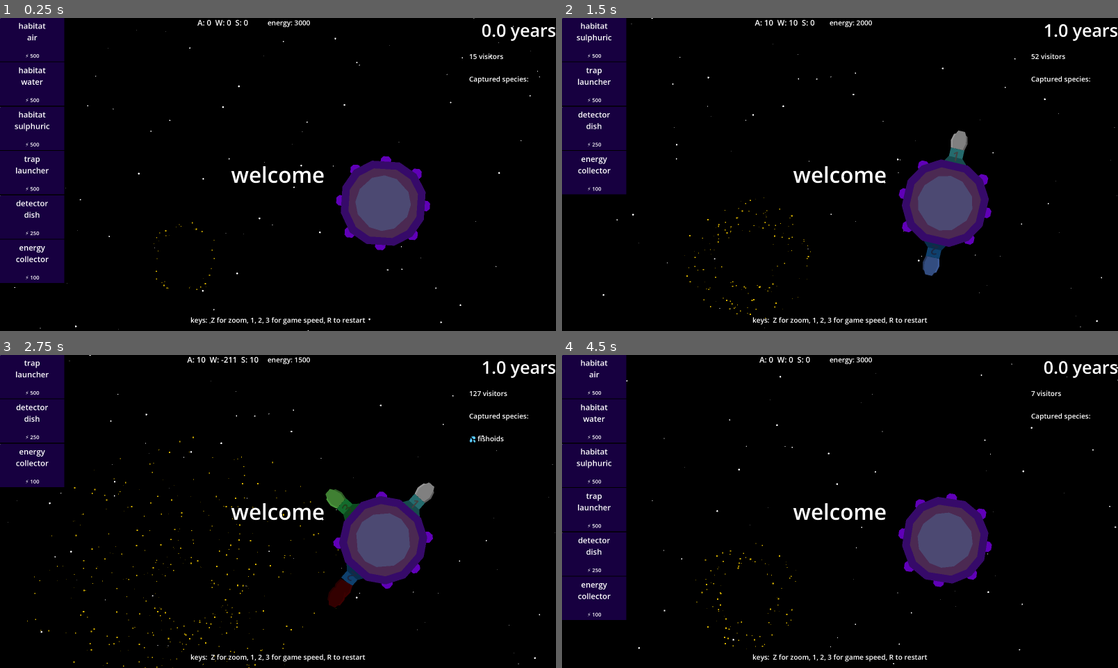
Above: before the commit, frames 1-4 (two rows, left to right).
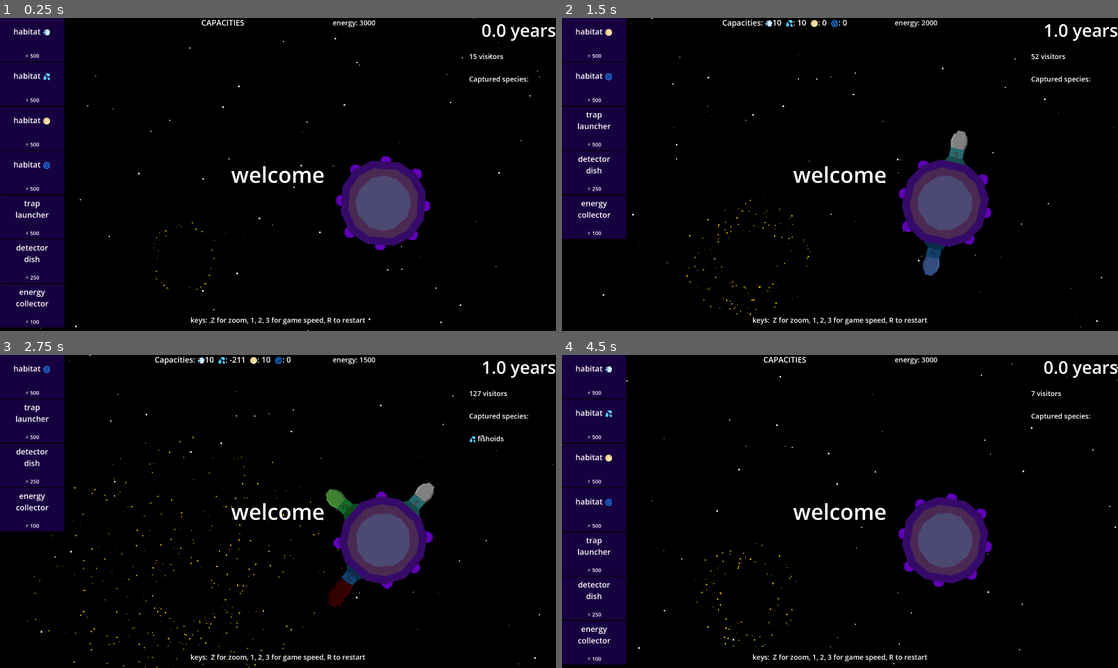
Above: after the commit, the same moments.

Repository: opensourceame/tins-2026
Game: Godot game, scene res://main.tscn
Same seed, same stepped clock (60 frames per second), same inputs: the game is played once before the commit and once after it.
Inputs (mouse positions are in pixels of both pictures, inside the frame that each line leads up to):
- Up to frame 1 (0.25 s): no input
- Up to frame 2 (1.5 s): tap Enter at 0.5 s; move the mouse to (595, 39) at 0.52 s; hold W 0.53-1.28 s; tap R at 0.6 s; click (595, 39) at 0.67 s; tap 1 at 1.35 s; click (595, 39) at 1.42 s
- Up to frame 3 (2.75 s): hold W from 2.03 s (still down); tap 2 at 2.1 s; click (33, 376) at 2.17 s
- Up to frame 4 (4.5 s): tap 3 at 2.85 s; click (595, 376) at 2.92 s; release W at 3.53 s; tap Z at 3.6 s; click (595, 376) at 3.67 s; move the mouse to (673, 464) at 4.27 s; tap R at 4.35 s; click (673, 464) at 4.42 s

The runs differ from the first frame. In frame 1, 2.9% of the frame differs, in the area x 0-68%, y 0-99%; in frame 2, 2.7%; in frame 3, 2.5%; in frame 4, 2.9%.

Commit message:
plasma enviroment, new species, store environment with planet

Diff:
--- a/hud/hud.gd
+++ b/hud/hud.gd
@@ -54,7 +54,7 @@
 
 func capacity_changed(_habitat):
     var s = game.spica
-    %CapacityLabel.text = "A: " + str(s.capacity_air) + "  W: " + str(s.capacity_water) + "  S: " + str(s.capacity_sulphuric)
+    %CapacityLabel.text = "Capacities: 💨" + str(s.capacity_oxygen) + "  💦: " + str(s.capacity_water) + "  🌕: " + str(s.capacity_sulphuric) + "  🌀: " + str(s.capacity_plasma)
 
 func spica_damage():
     %DamageLabel.text = "damage: " + str(game.spica.damage)
--- a/hud.tscn
+++ b/hud/hud.tscn
@@ -1,15 +1,15 @@
 [gd_scene format=3 uid="uid://dvewtmm6d837k"]
 
-[ext_resource type="Script" uid="uid://dd1hcajcvlc0a" path="res://hud/item_queue.gd" id="1_8sq4i"]
-[ext_resource type="Script" uid="uid://ckjkairqnp32d" path="res://hud/hud.gd" id="1_640wx"]
-[ext_resource type="Script" uid="uid://dsf1g446pdngb" path="res://hud/species.gd" id="3_8sq4i"]
-[ext_resource type="Theme" uid="uid://b5oqcotryjtm5" path="res://hud/hud_theme.tres" id="4_640wx"]
+[ext_resource type="Script" uid="uid://ckjkairqnp32d" path="res://hud/hud.gd" id="1_w8tcp"]
+[ext_resource type="Script" uid="uid://dd1hcajcvlc0a" path="res://hud/item_queue.gd" id="2_svhta"]
+[ext_resource type="Script" uid="uid://dsf1g446pdngb" path="res://hud/species.gd" id="3_fjv1a"]
+[ext_resource type="Theme" uid="uid://b5oqcotryjtm5" path="res://hud/hud_theme.tres" id="4_0ivg5"]
 
 [sub_resource type="Theme" id="Theme_8sq4i"]
 default_font_size = 36
 
 [node name="HUD" type="CanvasLayer" unique_id=1601605167]
-script = ExtResource("1_640wx")
+script = ExtResource("1_w8tcp")
 
 [node name="ItemQueue" type="Control" parent="." unique_id=135557051]
 layout_mode = 3
@@ -150,7 +150,7 @@
 theme = SubResource("Theme_8sq4i")
 
 [node name="Control" type="Control" parent="Control2/HBoxContainer" unique_id=1360751159]
-custom_minimum_size = Vector2(300, 0)
+custom_minimum_size = Vector2(900, 0)
 layout_mode = 2
 
 [node name="CapacityLabel" type="Label" parent="Control2/HBoxContainer/Control" unique_id=1192660003]
@@ -167,9 +167,9 @@
 offset_bottom = 21.0
 grow_horizontal = 2
 grow_vertical = 2
-theme = ExtResource("4_640wx")
+theme = ExtResource("4_0ivg5")
 theme_override_font_sizes/font_size = 36
-text = "A: 0  W: 0  S: 0"
+text = "CAPACITIES"
 
 [node name="Control2" type="Control" parent="Control2/HBoxContainer" unique_id=1646413092]
 custom_minimum_size = Vector2(300, 0)
--- a/hud/item_queue.gd
+++ b/hud/item_queue.gd
@@ -16,13 +16,30 @@
     var env = data.get("environment")
     item.type = type
     item.data = data
-    item.label.text = type.replace("_", "\n") + ("\n" + env if env else "")
+    item.label.text = type.replace("_", "\n")
+
+    if env:
+        item.label.text += " " + env_icon(env)
 
     if type == "moon_trap":
-        item.label.text += "\n" + data.get("target").planet_name
+        var t = data.get("target")
+        item.label.text = "🌖 " +t.planet_name + " " + env_icon(t.environment)
 
     if Game.ENERGY_REQUIRED[type]:
         item.energy_label.text = "⚡️ " + str(Game.ENERGY_REQUIRED[type])
 
     #$VBoxContainer.add_child(HSeparator.new())
     item.add_child(HSeparator.new())
+
+func env_icon(env):
+    match env:
+        "water":
+            return "💦"
+        "oxygen":
+            return "💨"
+        "sulphuric":
+            return "🌕"
+        "plasma":
+            return "🌀"
+        _:
+            return ""
--- a/hud/place_item.gd
+++ b/hud/place_item.gd
@@ -22,7 +22,7 @@
 
         match type:
             "habitat":
-                var target_env = data.get("environment", "air")
+                var target_env = data.get("environment", "oxygen")
                 var habitat: Habitat
 
                 for c in spica.components:
--- a/hud/species.gd
+++ b/hud/species.gd
@@ -24,5 +24,7 @@
             return "💦"
         "sulphuric":
             return "🌕"
+        "plasma":
+            return "🌀"
         _:
             return "💨"
--- a/main.gd
+++ b/main.gd
@@ -49,9 +49,10 @@
 
     spawn = SPAWNER_SCRIPT.new()
 
-    hud.item_queue.add_item("habitat", { "environment": "air" })
+    hud.item_queue.add_item("habitat", { "environment": "oxygen" })
     hud.item_queue.add_item("habitat", { "environment": "water" })
     hud.item_queue.add_item("habitat", { "environment": "sulphuric" })
+    hud.item_queue.add_item("habitat", { "environment": "plasma" })
     hud.item_queue.add_item("trap_launcher")
     hud.item_queue.add_item("detector_dish")
     hud.item_queue.add_item("energy_collector")
--- a/main.tscn
+++ b/main.tscn
@@ -3,7 +3,7 @@
 [ext_resource type="Script" uid="uid://bs2qeucwtife5" path="res://main.gd" id="1_ig7tw"]
 [ext_resource type="PackedScene" uid="uid://byvivccrtt82l" path="res://spica/spica.tscn" id="2_0xm2m"]
 [ext_resource type="PackedScene" uid="uid://bood0qx8p14yl" path="res://background/stars.tscn" id="2_7mycd"]
-[ext_resource type="PackedScene" uid="uid://dvewtmm6d837k" path="res://hud.tscn" id="4_1bvp3"]
+[ext_resource type="PackedScene" uid="uid://dvewtmm6d837k" path="res://hud/hud.tscn" id="4_1bvp3"]
 [ext_resource type="PackedScene" uid="uid://sckxa40vknyj" path="res://solar_system/solar_system.tscn" id="4_lquwl"]
 [ext_resource type="PackedScene" uid="uid://cb85l082jl45q" path="res://sun.tscn" id="6_7mycd"]
 
--- a/project.godot
+++ b/project.godot
@@ -35,8 +35,8 @@
 
 [physics]
 
+3d/physics_engine="Jolt Physics"
 2d/default_gravity=0
-3d/physics_engine="Jolt Physics"
 
 [rendering]
 
--- a/solar_system/planet.gd
+++ b/solar_system/planet.gd
@@ -11,8 +11,9 @@
 var has_advanced_life: bool = false
 var has_moon_trap: bool = false
 var rotation_speed = 60
-var species
 var planet_name: String
+var environment: String = "oxygen"
+var species: Species
 
 const COLOR_RANGES = {
     30: Color.AQUAMARINE,
@@ -24,19 +25,28 @@
 const BROADCASTING_COMPONENT = preload("res://solar_system/broadcasting_component.tscn")
 const PLANET_LABEL = preload("res://solar_system/planet_label.tscn")
 
+const SPECIES_BY_ENV = {
+    "oxygen":    [preload("res://species/humans.gd"),    preload("res://species/wibbles.gd")],
+    "water":     [preload("res://species/fishoids.gd"),  preload("res://species/guppiez.gd")],
+    "sulphuric": [preload("res://species/bzzaps.gd")],
+    "plasma":    [preload("res://species/plasmoids.gd"), preload("res://species/embers.gd")],
+}
+
 func _ready():
     calculate_color()
     queue_redraw()
 
-    if has_advanced_life:
-        detect_area.monitorable = true
-        orbit_area.body_entered.connect(_on_orbit_entered)
-        add_child(BROADCASTING_COMPONENT.instantiate())
-        species = Species.new().init_random()
-        if game.planet_names.size() > 0:
-            planet_name = game.planet_names.pop_back()
+    if not has_advanced_life:
+        return
 
-        add_label()
+    detect_area.monitorable = true
+    orbit_area.body_entered.connect(_on_orbit_entered)
+    add_child(BROADCASTING_COMPONENT.instantiate())
+    if game.planet_names.size() > 0:
+        planet_name = game.planet_names.pop_back()
+
+    set_random_environment()
+    add_label()
 
 
 func _physics_process(delta: float) -> void:
@@ -49,6 +59,11 @@
     var label = PLANET_LABEL.instantiate()
     label.target = self
     game.get_node("World").call_deferred("add_child", label)
+
+func set_random_environment():
+    var environments = ["oxygen", "water", "sulphuric", "plasma"]
+    environment = environments.pick_random()
+    species = SPECIES_BY_ENV[environment].pick_random().new()
 
 func calculate_color():
     for threshold in COLOR_RANGES:
--- /dev/null
+++ b/species/embers.gd
@@ -0,0 +1,8 @@
+class_name Embers
+extends Species
+
+func _init():
+    environment = "plasma"
+
+func name():
+    return "embers"
--- /dev/null
+++ b/species/guppiez.gd
@@ -0,0 +1,8 @@
+class_name Guppiez
+extends Species
+
+func _init():
+    environment = "water"
+
+func name():
+    return "guppiez"
--- /dev/null
+++ b/species/plasmoids.gd
@@ -0,0 +1,8 @@
+class_name Plasmoids
+extends Species
+
+func _init():
+    environment = "plasma"
+
+func name():
+    return "plasmoids"
--- a/species/species.gd
+++ b/species/species.gd
@@ -3,13 +3,16 @@
 
 var ability_longevity: bool = false
 var greed: int = 0
-var environment: String = "air"
+var environment: String = "oxygen"
 
 const SPECIES = [
     preload("res://species/humans.gd"),
     preload("res://species/wibbles.gd"),
     preload("res://species/bzzaps.gd"),
     preload("res://species/fishoids.gd"),
+    preload("res://species/guppiez.gd"),
+    preload("res://species/plasmoids.gd"),
+    preload("res://species/embers.gd"),
 ]
 
 func init_random():
--- a/spica/habitat/habitat.gd
+++ b/spica/habitat/habitat.gd
@@ -13,7 +13,7 @@
 var captured = 0
 var vertebrae = 0
 
-var environment: String = "air":
+var environment: String = "oxygen":
     set(value):
         environment = value
         update_environment()
@@ -28,6 +28,8 @@
             modulate = Color(0.4, 0.6, 1.0)
         "sulphuric":
             modulate = Color(0.5, 1.0, 0.4)
+        "plasma":
+            modulate = Color(1.0, 0.3, 0.6)
         _:
             modulate = Color.WHITE
 
--- a/spica/spica.gd
+++ b/spica/spica.gd
@@ -10,9 +10,10 @@
 var anchors = []
 var components = []
 var captured_species = []
-var capacity_air = 0
-var capacity_water = 0
+var capacity_oxygen    = 0
+var capacity_water     = 0
 var capacity_sulphuric = 0
+var capacity_plasma    = 0
 var damage = 0
 
 func _ready():
@@ -79,13 +80,18 @@
             return capacity_water
         "sulphuric":
             return capacity_sulphuric
+        "plasma":
+            return capacity_plasma
+        "oxygen":
+            return capacity_oxygen
         _:
-            return capacity_air
+            return 0
 
 func refresh_capacities():
-    capacity_air = 0
+    capacity_oxygen = 0
     capacity_water = 0
     capacity_sulphuric = 0
+    capacity_plasma = 0
     for c in components:
         if c is Habitat:
             var available = c.capacity - c.captured
@@ -94,8 +100,10 @@
                     capacity_water += available
                 "sulphuric":
                     capacity_sulphuric += available
-                _:
-                    capacity_air += available
+                "plasma":
+                    capacity_plasma += available
+                "oxygen":
+                    capacity_oxygen += available
 
 func get_habitat_for(environment: String) -> Habitat:
     for c in components:
Not shown: 2 places in hud/hud.tscn that only renumber resources
Not shown, added: species/embers.gd.uid
Not shown, added: species/guppiez.gd.uid
Not shown, added: species/plasmoids.gd.uid
Not shown, changed: TODO.md
